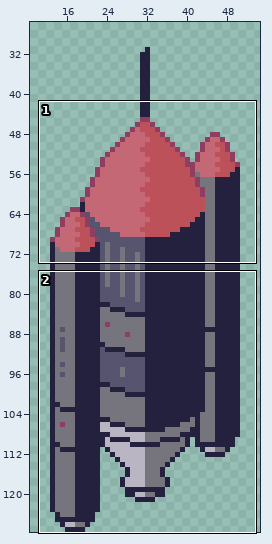
Edited in one commit: pixel-art file (resources/rocket.aseprite). The first picture is a wide view before the edit; the outline marks the close-up.
Close-up. Earlier state:
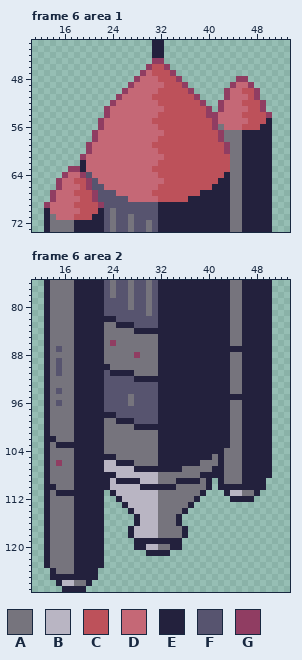
64x128 pixels, 7 frames. Shown: frame 6 area 1: x 11..53, y 42..73; frame 6 area 2: x 11..53, y 76..127. The wide view leaves out empty margins. The commit also changed other frames or places, which this record leaves out.
Visible layers, top first: "Wall", "Rocket".
Palette (. is transparent): A #76747d  B #b9b5c3  C #bd515a  D #c56876  E #23213d  F #57546f  G #903d62
Pixels before, frame 6 area 1, first column x 13:
42 ..................EE..................
43 ..................EE..................
44 ..................EE..................
45 ..................GG..................
46 .................GCCG.................
47 ................GDCCCG................
48 ...............GDDDCCCG.........GG....
49 ..............GDDDDDCCCG.......GDDG...
50 .............GDDDDDCCCCCG.....GDDCCG..
51 ............GDDDDDCCCCCCCG....GDDDCG..
52 ...........GDDDDDDDCCCCCCCG..GDDDCCCG.
53 ..........GDDDDDDDDDCCCCCCCG.GDDDDCCG.
54 ..........GDDDDDDDDCCCCCCCCGGDDDDCCCCG
55 .........GDDDDDDDDCCCCCCCCCCGDDDDDCCCE
56 .........GDDDDDDDDDCCCCCCCCCGADDDCCCEE
57 ........GDDDDDDDDDDDCCCCCCCCCGAAAEEEEE
58 ........GDDDDDDDDDDCCCCCCCCCCGAAAEEEEE
59 .......GDDDDDDDDDDCCCCCCCCCCCCGAAEEEEE
60 .......GDDDDDDDDDDDCCCCCCCCCCCGAAEEEEE
61 ......GDDDDDDDDDDDDDCCCCCCCCCCCAAEEEEE
62 ......EDDDDDDDDDDDDCCCCCCCCCCCCAAEEEEE
63 ....GGEDDDDDDDDDDDCCCCCCCCCCCCCAAEEEEE
64 ...GDDGFDDDDDDDDDDDCCCCCCCCCCCEAAEEEEE
65 ..GDDCCGFDDDDDDDDDDDCCCCCCCCCEEAAEEEEE
66 ..GDDDCGFFDDDDDDDDDCCCCCCCCCEEEAAEEEEE
67 .GDDDCCCGFFFDDDDDDCCCCCCCCEEEEEAAEEEEE
68 .GDDDDCCGFFFFFDDDDDCCCCCEEEEEEEAAEEEEE
69 GDDDDCCCCGFFFFFFFFFEEEEEEEEEEEEAAEEEEE
70 EDDDDDCCCEFAFFFFFFFEEEEEEEEEEEEAAEEEEE
71 EADDDCCCEEFAFFAFFFFEEEEEEEEEEEEAAEEEEE
72 EAAAAEEEEEFAFFAFFAFEEEEEEEEEEEEAAEEEEE
73 EAAAAEEEEEFAFFAFFAFEEEEEEEEEEEEAAEEEEE
Pixels before, frame 6 area 2, first column x 13:
 76 EAAAAEEEEEFAFFAFFAFEEEEEEEEEEEEAAEEEEE
 77 EAAAAEEEEEFAFFAFFAFEEEEEEEEEEEEAAEEEEE
 78 EAAAAEEEEEFAFFAFFAFEEEEEEEEEEEEAAEEEEE
 79 EAAAAEEEEEFFFFAFFAFEEEEEEEEEEEEAAEEEEE
 80 EAAAAEEEEEFFFFAFFAFEEEEEEEEEEEEAAEEEEE
 81 EAAAAEEEEEFFFFFFFAFEEEEEEEEEEEEAAEEEEE
 82 EAAAAEEEEEEEFFFFFFFEEEEEEEEEEEEAAEEEEE
 83 EAAAAEEEEEAAEEEFFFFEEEEEEEEEEEEAAEEEEE
 84 EAAAAEEEEEAAAAAEEEEEEEEEEEEEEEEAAEEEEE
 85 EAAAAEEEEEAAAAAAAAAEEEEEEEEEEEEAAEEEEE
 86 EAAAAEEEEEAGAAAAAAAEEEEEEEEEEEEAAEEEEE
 87 EAFAAEEEEEAAAAAAAAAEEEEEEEEEEEEEEEEEEE
 88 EAAAAEEEEEAAAAAGAAAEEEEEEEEEEEEAAEEEEE
 89 EAFAAEEEEEAAAAAAAAAEEEEEEEEEEEEAAEEEEE
 90 EAFAAEEEEEEAAAAAAAAEEEEEEEEEEEEAAEEEEE
 91 EAFAAEEEEEFEEEEAAAAEEEEEEEEEEEEAAEEEEE
 92 EAAAAEEEEEFFFFFEEEEEEEEEEEEEEEEAAEEEEE
 93 EAAAAEEEEEFFFFFFFFFEEEEEEEEEEEEAAEEEEE
 94 EAFAAEEEEEFFFFFFFFFEEEEEEEEEEEEAAEEEEE
 95 EAAAAEEEEEFFFFAFFFFEEEEEEEEEEEEEEEEEEE
 96 EAFAAEEEEEFFFFAFFFFEEEEEEEEEEEEAAEEEEE
 97 EAAAAEEEEEFFFFFFFFFEEEEEEEEEEEEAAEEEEE
 98 EAAAAEEEEEEEFFFFFFFEEEEEEEEEEEEAAEEEEE
 99 EAAAAEEEEEAAEEEFFFFEEEEEEEEEEEEAAEEEEE
100 EAAAAEEEEEAAAAAEEEEEEEEEEEEEEEEAAEEEEE
101 EAAAAEEEEEAAAAAAAAAEEEEEEEEEEEEAAEEEEE
102 EEAAAEEEEEAAAAAAAAAEEEEEEEEEEEEAAEEEEE
103 EAEEEEEEEEAAAAAAAAAEEEEEEEEEEEEAAEEEEE
104 EAAAAEEEEEAAAAAAAAAEEEEEEEEEEEAAAEEEEE
105 EAAAAEEEEEEEAAAAAAAEEEEEEEEEAEAAAEEEEE
106 EAGAAEEEEEBBEEEAAAAEEEEEEEAAAEAAAEEEEE
107 EAAAAEEEEEBBBBBEEEEEEEEAAAAAEEAAAEEEEE
108 EAAAAEEEEEEEBBBBBBBAAAAAAAEEEEAAAEEEEE
109 EAAAAEEEEEEBEEEEBBBAAAEEEEAE.EAAAEEEE.
110 EEAAAEEEEEEBBBBBEEEEEEAAAAAE.EEEEEEEE.
111 EAEEEEEEEE.EBBBBBBBAAAAAAAE...EBBAAE..
112 EAAAAEEEEE..EBBBBBBAAAAAAE.....EEEE...
113 EAAAAEEEEE...EBBBBBAAAAAE.............
114 EAAAAEEEEE....EBBBBAAAAE..............
115 EAAAAEEEEE.....EBBBAAAE...............
116 EAAAAEEEEE.....EBBBAAAE...............
117 EAAAAEEEEE....EBBBBAAAAE..............
118 EAAAAEEEEE....EBBBBAAAAE..............
119 EAAAAEEEEE.....EEEEEEEE...............
120 EAAAAEEEEE.....EEBBAAEE...............
121 EAAAAEEEEE.......EEEE.................
122 EAAAAEEEEE............................
123 EAAAAEEEEE............................
124 .EAAAEEEE.............................
125 .EEEEEEEE.............................
126 ..EBBAAE..............................
127 ...EEEE...............................
And afterwards:
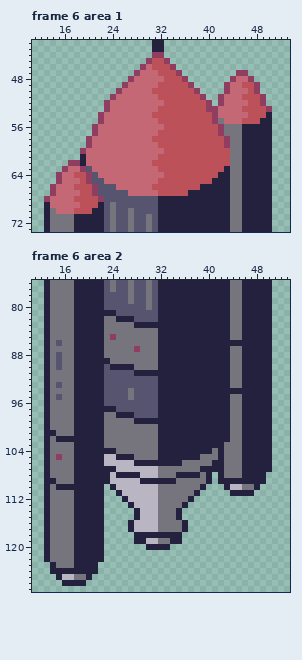
The edit:
Frame 6 area 1, layers "Wall", "Rocket":
y 44: x 31..32 EE -> GG
y 45: x 30..33 .GG. -> GCCG
y 46: x 29..30 .G -> GD; x 33..34 G. -> CG
y 47: x 28..29 .G -> GD; x 31 C -> D; x 34..35 G. -> CG; x 45..46 .. -> GG
y 48: x 27..28 .G -> GD; x 32 C -> D; x 35..36 G. -> CG; x 44..47 .GG. -> GDDG
y 49: x 26..27 .G -> GD; x 32 D -> C; x 36..37 G. -> CG; x 43..44 .G -> GD; x 46..48 DG. -> CCG
y 50: x 25..26 .G -> GD; x 31 D -> C; x 37..38 G. -> CG; x 46 C -> D
y 51: x 24..25 .G -> GD; x 31 C -> D; x 38..39 G. -> CG; x 42..43 .G -> GD; x 46 D -> C; x 48..49 G. -> CG
y 52: x 23..24 .G -> GD; x 32 C -> D; x 39..40 G. -> CG; x 46 C -> D
y 53: x 32 D -> C; x 41..42 .G -> GD; x 46 D -> C; x 49..50 G. -> CG
y 54: x 22..23 .G -> GD; x 31 D -> C; x 40 G -> C; x 46 C -> D; x 50 G -> E
y 55: x 31 C -> D; x 42 D -> A; x 46 D -> C; x 49 C -> E
y 56: x 21..22 .G -> GD; x 32 C -> D; x 41..48 GADDDCCC -> CGAAAEEE
y 57: x 32 D -> C
y 58: x 20..21 .G -> GD; x 31 D -> C; x 42..43 GA -> CG
y 59: x 31 C -> D
y 60: x 19..20 .G -> GD; x 32 C -> D; x 43 G -> C
y 61: x 19 G -> E; x 32 D -> C
y 62: x 17..18 .. -> GG; x 31 D -> C
y 63: x 16..20 .GGED -> GDDGF; x 31 C -> D; x 43 C -> E
y 64: x 15..16 .G -> GD; x 18..21 DGFD -> CCGF; x 32 C -> D; x 42 C -> E
y 65: x 18 C -> D; x 22 D -> F; x 32 D -> C; x 41 C -> E
y 66: x 14..15 .G -> GD; x 18 D -> C; x 20..21 GF -> CG; x 23..24 DD -> FF; x 31 D -> C; x 39..40 CC -> EE
y 67: x 18 C -> D; x 25..26 DD -> FF; x 31 C -> D; x 37..38 CC -> EE
y 68: x 13..14 .G -> GD; x 18 D -> C; x 21..22 GF -> CG; x 27..36 DDDDDCCCCC -> FFFFFEEEEE
y 69: x 13 G -> E; x 18 C -> D; x 22 G -> E; x 24 F -> A
y 70: x 14 D -> A; x 18 D -> C; x 21 C -> E; x 27 F -> A
y 71: x 15..20 DDDCCC -> AAAEEE; x 30 F -> A
Frame 6 area 2, layers "Wall", "Rocket":
y 78: x 24 A -> F
y 80: x 27 A -> F
y 81: x 23..24 FF -> EE; x 30 A -> F
y 82: x 23..27 EEFFF -> AAEEE
y 83: x 25..31 EEEFFFF -> AAAEEEE
y 84: x 28..31 EEEE -> AAAA
y 85: x 24 A -> G
y 86: x 15 A -> F; x 24 G -> A; x 44..45 AA -> EE
y 87: x 15 F -> A; x 28 A -> G; x 44..45 EE -> AA
y 88: x 15 A -> F; x 28 G -> A
y 89: x 23 A -> E
y 90: x 23..27 EAAAA -> FEEEE
y 91: x 15 F -> A; x 24..31 EEEEAAAA -> FFFFEEEE
y 92: x 28..31 EEEE -> FFFF
y 93: x 15 A -> F
y 94: x 15 F -> A; x 27 F -> A; x 44..45 AA -> EE
y 95: x 15 A -> F; x 44..45 EE -> AA
y 96: x 15 F -> A; x 27 A -> F
y 97: x 23..24 FF -> EE
y 98: x 23..27 EEFFF -> AAEEE
y 99: x 25..31 EEEFFFF -> AAAEEEE
y 100: x 28..31 EEEE -> AAAA
y 101: x 14 A -> E
y 102: x 14..17 EAAA -> AEEE
y 103: x 15..17 EEE -> AAA; x 43 E -> A
y 104: x 23..24 AA -> EE; x 41 E -> A
y 105: x 15 A -> G; x 23..27 EEAAA -> BBEEE; x 39..40 EE -> AA
y 106: x 15 G -> A; x 25..31 EEEAAAA -> BBBEEEE; x 36..38 EEE -> AAA; x 41 A -> E
y 107: x 23..24 BB -> EE; x 28..35 EEEEEEEE -> BBBBAAAA; x 39..40 AA -> EE
y 108: x 24..28 EBBBB -> BEEEE; x 35..39 AAAAE -> EEEEA; x 41 E -> .; x 50 E -> .
y 109: x 14 A -> E; x 25..38 EEEEBBBAAAEEEE -> BBBBEEEEEEAAAA; x 43..45 AAA -> EEE
y 110: x 14..17 EAAA -> AEEE; x 23..24 EB -> .E; x 29..34 EEEEEE -> BBBAAA; x 39..40 AE -> E.; x 42 E -> .; x 44..47 EEEE -> BBAA; x 49 E -> .
y 111: x 15..17 EEE -> AAA; x 24..25 EB -> .E; x 38..39 AE -> E.; x 43..48 EBBAAE -> .EEEE.
y 112: x 25..26 EB -> .E; x 37..38 AE -> E.; x 44..47 EEEE -> ....
y 113: x 26..27 EB -> .E; x 36..37 AE -> E.
y 114: x 27..28 EB -> .E; x 35..36 AE -> E.
y 116: x 27..28 .E -> EB; x 35..36 E. -> AE
y 118: x 27..36 EBBBBAAAAE -> .EEEEEEEE.
y 119: x 30..33 EEEE -> BBAA
y 120: x 28..35 EEBBAAEE -> ..EEEE..
y 121: x 30..33 EEEE -> ....
y 123: x 13..14 EA -> .E; x 22 E -> .
y 124: x 15..17 AAA -> EEE
y 125: x 14 E -> .; x 16..19 EEEE -> BBAA; x 21 E -> .
y 126: x 15..20 EBBAAE -> .EEEE.
y 127: x 16..19 EEEE -> ....
Where, in picture pixels (left, top, right, bottom), the same in both close-ups:
changed: (44, 52, 272, 220)
changed: (104, 292, 272, 556)
changed: (56, 340, 62, 406)
changed: (50, 430, 74, 496)
changed: (44, 562, 104, 592)
